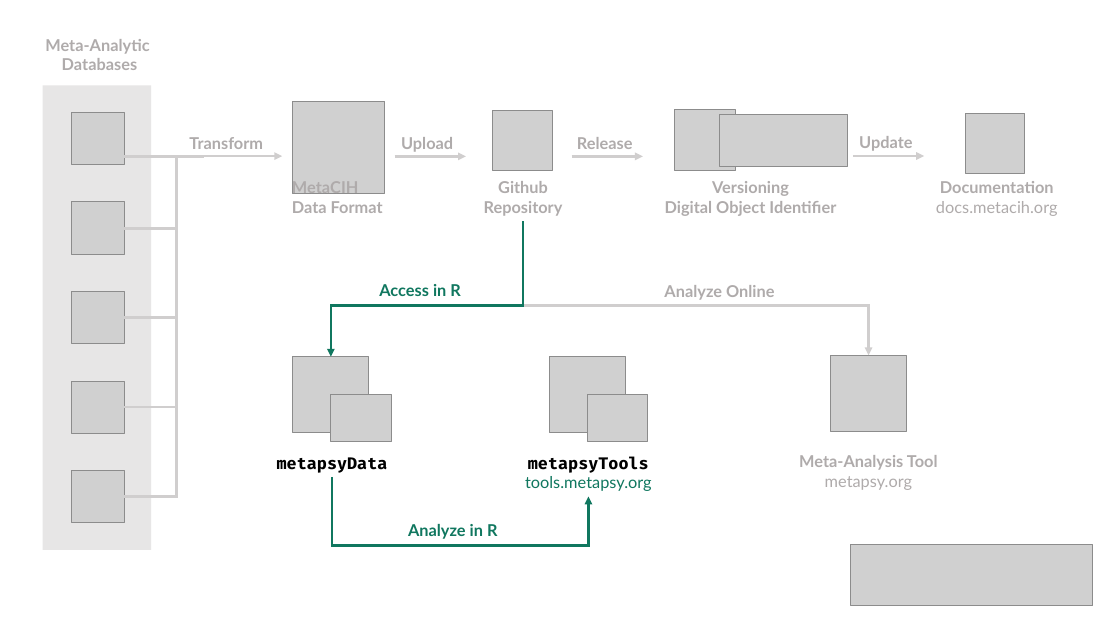
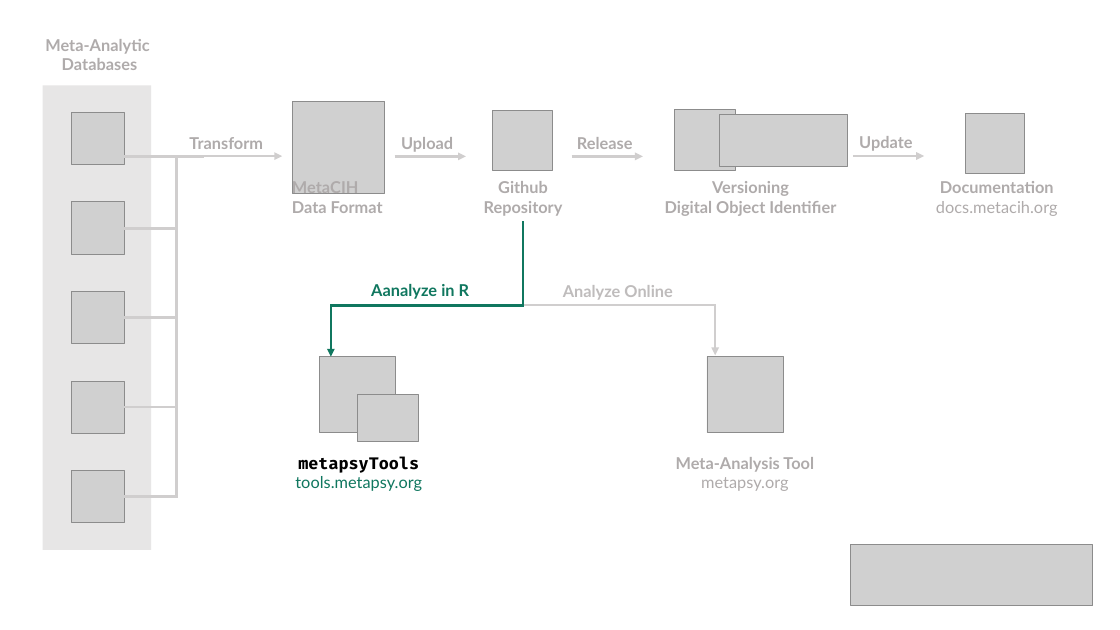
Before and after one commit to metacih-project/metacihDocs, a slide deck: slide 2 of public/uploads/metacih.pptx. Drawn at 1120x630 pixels with LibreOffice and Linux fonts; fonts in the diff are those of the drawing; grey boxes stand for pictures. Boxes give left, top, right and bottom in pixels: in the first picture for what was removed or moved away, otherwise in the second. Text is boxed around its words. In the diff, an @@ line names an element or a change of style, - is before the commit and + after.

```diff
--- a/public/uploads/metacih.pptx
+++ b/public/uploads/metacih.pptx
@@ elbow arrow moved from (523, 221) - (869, 355) to (523, 221) - (715, 355) @@
@@ text at [371, 284, 470, 299]: text changed @@
-Access in R
+Aanalyze in R
@@ text "Analyze Online": place and size @@
-text "Analyze Online" at [664, 285, 774, 300]
+text "Analyze Online" at [563, 285, 672, 300]
@@ text "Analyze Online" at [563, 285, 672, 300]: text colour #AFABAB to #BFBCBC @@
@@ picture removed at [293, 357, 369, 433] @@
@@ picture: place and size @@
-picture at [831, 355, 907, 431]
+picture at [707, 357, 783, 433]
@@ picture removed at [331, 395, 392, 442] @@
@@ 2 pictures, 1 text: place and size @@
-2 pictures, 1 text at [525, 357, 652, 491]
+2 pictures, 1 text at [295, 357, 422, 491]
@@ text "Meta-Analysis Tool": place and size @@
-text "Meta-Analysis Tool" at [799, 455, 938, 490]
+text "Meta-Analysis Tool" at [676, 457, 814, 491]
@@ text removed at [277, 457, 388, 473] @@
-metapsyData
@@ elbow arrow removed from (332, 477) to (588, 497) @@
@@ text removed at [408, 524, 498, 539] @@
-Analyze in R
```
Also in this commit, not shown: 1 other slide changed, 18 other files.
